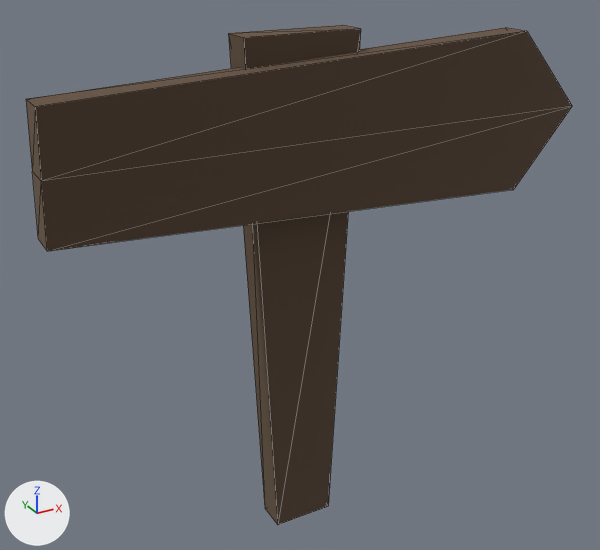
What one commit did to the glTF model models/level/common/signs/sign_direction.gltf.
One viewpoint serves both versions: a 50 mm lens placed at (-0.738, -1.358, 1.188), pointed at (0.023, 0.026, 0.496). Lighting does not change. The marker at lower left points along +X, +Y and +Z. Mesh edges are drawn as thin lines. Objects named as collision shapes, trigger or cutter boxes, shadow casters or lower levels of detail are left out. Where no turn or scale is listed for an object, it has been applied to the vertices. Vertices at the same position are counted once.

Objects in the first picture: 'SignDirectionMesh'.
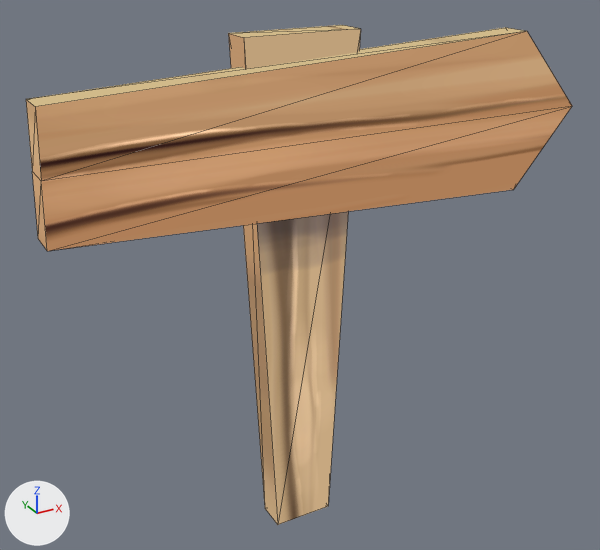
Edits to the bpy script that builds the scene:
```text
Change mat_sign:
    remove # nodes: BsdfPrincipled, OutputMaterial, TexImage
    nodes: BsdfTransparent, Emission, LightPath, MixShader, OutputMaterial, TexImage
Change me_signdirectionmesh_001:
    where me_signdirectionmesh_001.from_pydata(...)  # 20 vertices, 32 faces; spans x -0.495..0.639, y -0.072..0.032, z -0.075..0.989
    used by ob_signdirectionmesh; location = (0.0, 0.0, 0.0)
    me_signdirectionmesh_001 part 1: texture (UV) coordinates of 32 of 32 faces, centred in x -0.494..0.591, y -0.072..0.032, z -0.075..0.989, changed; they spanned u 0.0..0.0, v 0.0..0.0 and now span u 0.05..0.97, v 0.05..0.94
```

Where the change shows, as pixel boxes (x1, y1, x2, y2) in the pictures (600 x 550 px):
'SignDirectionMesh', recoloured, surface changed: (26, 25, 572, 525) in both
